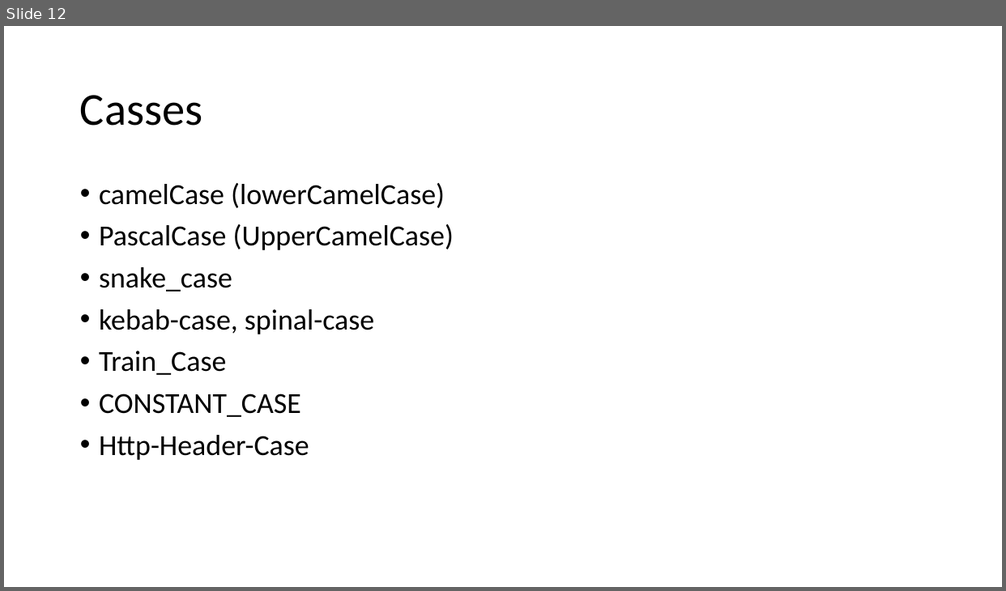
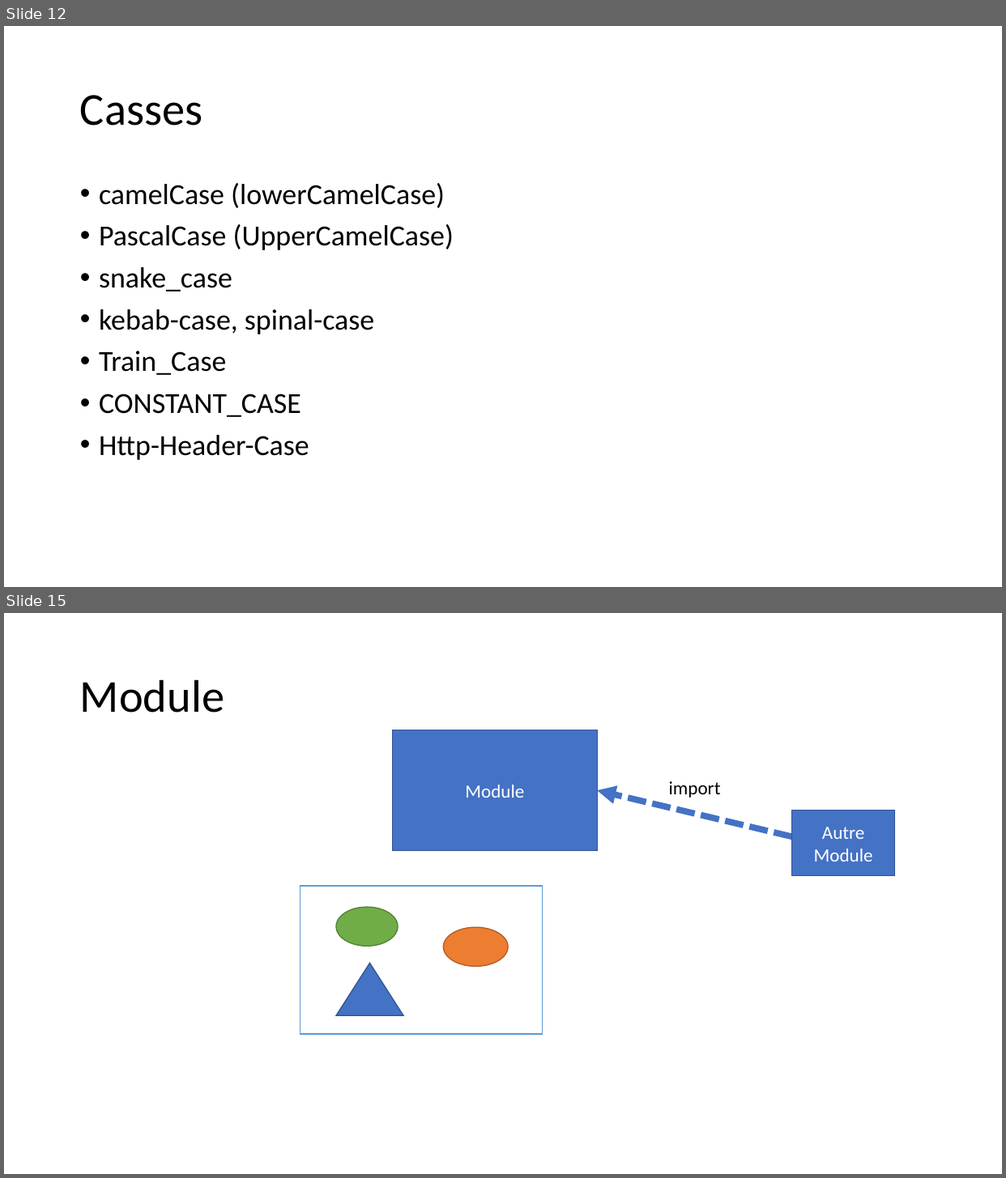
Before and after one commit to jlg-formation/agucv1-mai-2022, a slide deck: notes.pptx. Shown one above the other, each under a label of ours: slide 12 before the commit, slides 12 and 15 after it; the slides between them are not shown. The pictures are 1006x591 and 1006x1178 pixels, drawn with LibreOffice and Linux fonts; fonts in the diff are those of the drawing. Boxes give left, top, right and bottom in pixels: in the first picture for what was removed or moved away, otherwise in the second. Text is boxed around its words. In the diff, an @@ line names an element or a change of style, - is before the commit and + after.

```diff
--- a/notes.pptx
+++ b/notes.pptx
@@ slide 15 added at box(4, 613, 1002, 1174), background #FFFFFF @@
@@ title added at box(80, 679, 224, 713), 44 pt, text #000000 @@
+Module
@@ rectangle added at box(393, 730, 597, 851), fill #4472C4, outline #325491 1 pt, 18 pt, text #FFFFFF @@
+Module
@@ text added at box(669, 781, 721, 798), 18 pt, text #000000 @@
+import
@@ arrow added from (792, 837) to (597, 790), #4472C4 6 pt dashed @@
@@ rectangle added at box(792, 811, 895, 876), fill #4472C4, outline #325491 1 pt, 18 pt, text #FFFFFF @@
+Autre Module
@@ rectangle added at box(300, 886, 543, 1034), fill #FFFFFF, outline #5B9BD5 1 pt @@
@@ ellipse added at box(336, 907, 398, 946), fill #70AD47, outline #538035 1 pt @@
@@ ellipse added at box(444, 927, 508, 966), fill #ED7D31, outline #AF5C24 1 pt @@
@@ triangle added at box(336, 964, 404, 1016), fill #4472C4, outline #325491 1 pt @@
```
Also in this commit, not shown: 2 slides changed, 10 other slides added.
